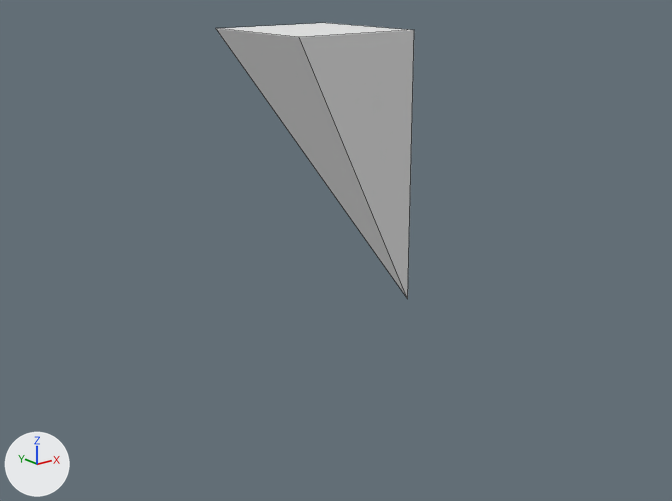
A saved change to the Blender file 05-Quboid/models/Cuboid.blend.
Before and after are seen from a 50 mm lens placed at (-0.82, -1.075, 0.295), pointed at (0.001, -0.049, -0.116). Every picture has the same lights, and +X, +Y and +Z are marked at lower left. Mesh edges are drawn as thin lines.

The first picture shows 'CubeShard'.
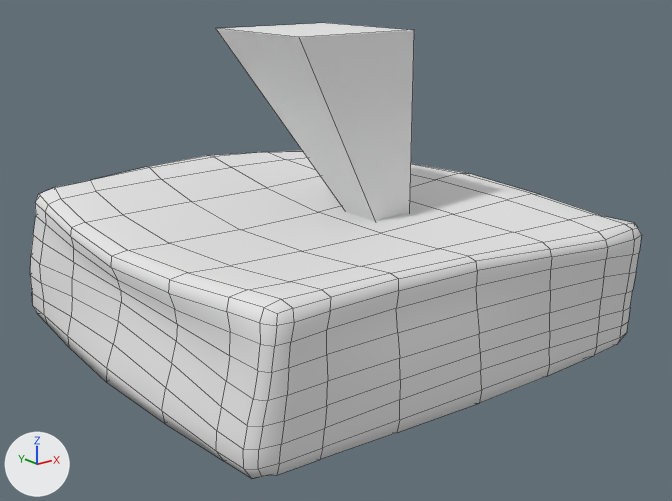
Where the change shows, as pixel boxes [x1, y1, x2, y2] in the pictures (672 x 501 px):
'Weaktile', added
    after: [30, 151, 641, 478]

What changed in the scene script:
```text
Add mat_weaktile:
    mat_weaktile = diffuse_material('Weaktile')
    mat_weaktile.base_color = (0.8, 0.8, 0.8)  # white #e7e7e7
Add me_cube_002:
    me_cube_002.from_pydata(...)  # 386 vertices, 384 faces; spans x -0.352..0.338, y -0.351..0.333, z -0.261..-0.032
    me_cube_002.polygons.foreach_set('use_smooth', [True] * 384)
    me_cube_002.materials.append(mat_weaktile)  # its picture is missing
Add ob_weaktile:
    ob_weaktile = bpy.data.objects.new('Weaktile', me_cube_002)
    ob_weaktile.location = (0.0, 0.0, 0.0)
```
